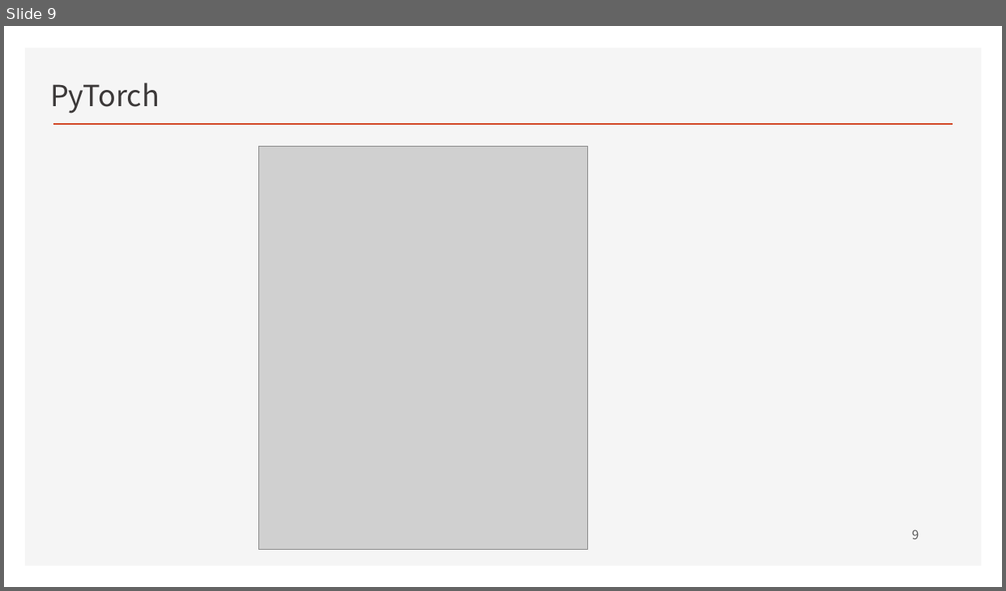
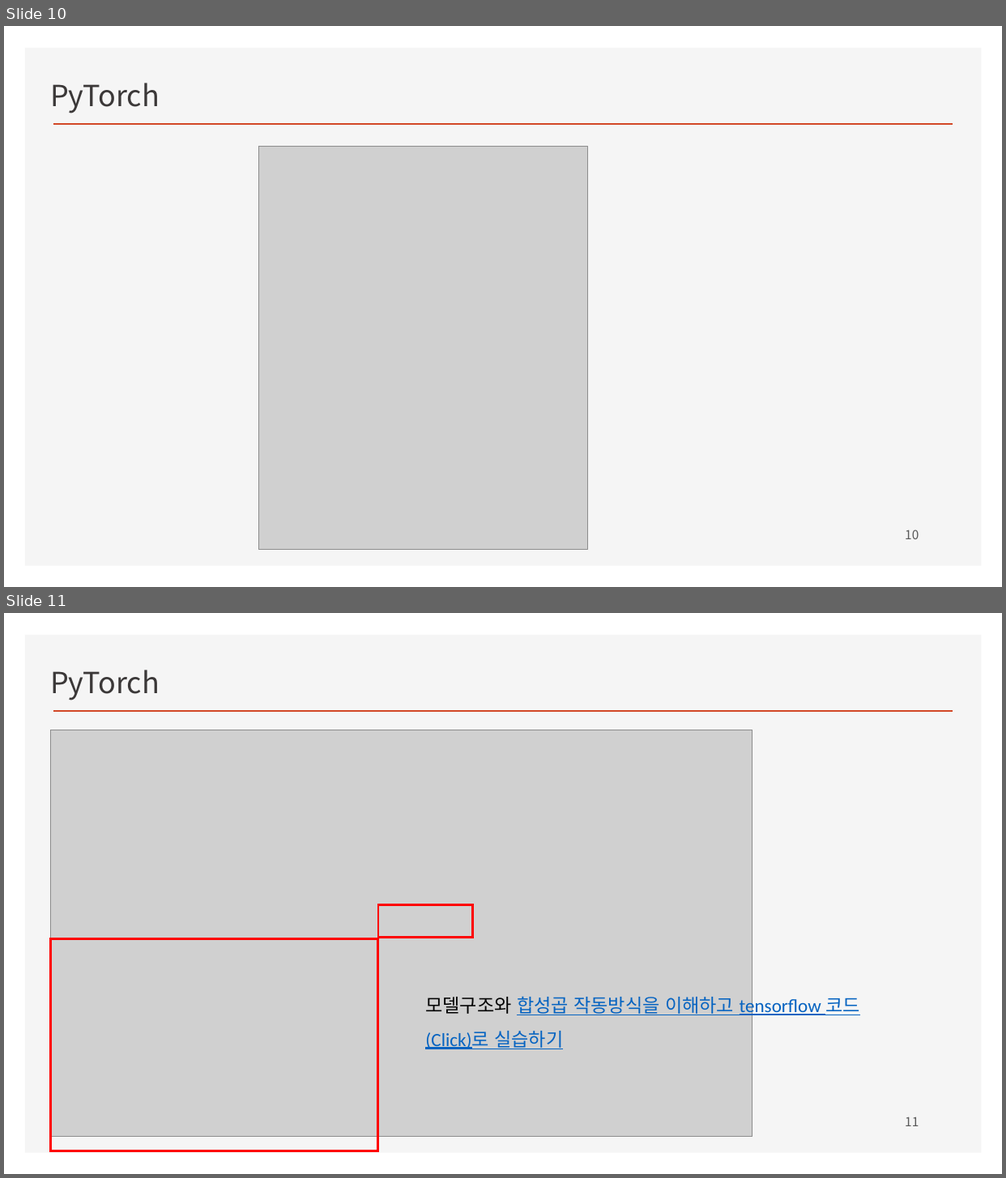
Before and after one commit to ancestor9/2026_Fall_Deep-Learning-with-Python, a slide deck: CNN/CNN.pptx. Shown one above the other, each under a label of ours: slide 9 before the commit, slides 10 and 11 after it. The pictures are 1006x591 and 1006x1178 pixels, drawn with LibreOffice and Linux fonts; fonts in the diff are those of the drawing; grey boxes stand for pictures; background and template pictures are left out. Boxes give left, top, right and bottom in pixels: in the first picture for what was removed or moved away, otherwise in the second. Text is boxed around its words. In the diff, an @@ line names an element or a change of style, - is before the commit and + after.

```diff
--- a/CNN/CNN.pptx
+++ b/CNN/CNN.pptx
@@ slide 11 added at (x1=4, y1=613, x2=1002, y2=1174), background #FFFFFF; not listed: 2 template elements that a slide beside it also shows @@
@@ text added at (x1=50, y1=670, x2=160, y2=700), 28 pt, text #3B3838 @@
+PyTorch
@@ picture added at (x1=50, y1=730, x2=752, y2=1137) @@
@@ rectangle added at (x1=378, y1=905, x2=473, y2=937), outline #FF0000 2.25 pt @@
@@ rectangle added at (x1=50, y1=939, x2=378, y2=1152), outline #FF0000 2.25 pt @@
@@ text added at (x1=425, y1=996, x2=860, y2=1050), 18 pt, text #0563C1, underline @@
+모델구조와 합성곱 작동방식을 이해하고 tensorflow 코드(Click)로 실습하기
@@ page number added at (x1=905, y1=1117, x2=918, y2=1127), 12 pt, text #595959 @@
+11
@@ what was slide 9 is now slide 10 @@
@@ page number at (x1=905, y1=530, x2=918, y2=540): text changed @@
-9
+10
```
Also in this commit, not shown: 7 other slides added.
